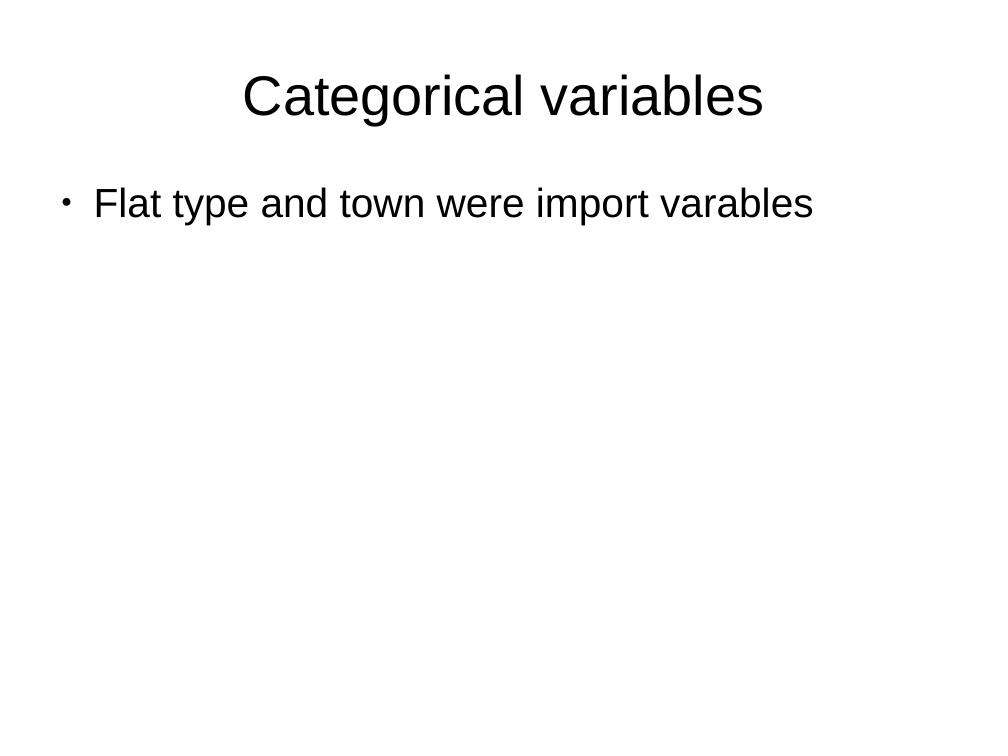
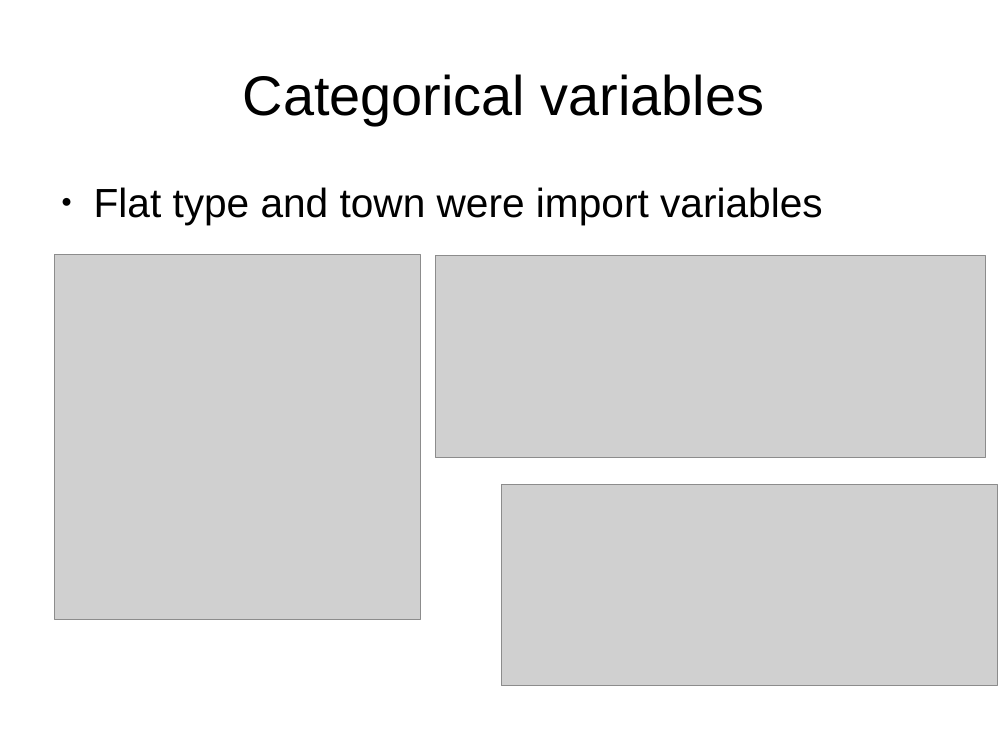
Before and after one commit to leexa90/HDB-prices, a slide deck: slide 8 of presentation.odp. Drawn at 1008x756 pixels with LibreOffice and Linux fonts; fonts in the diff are those of the drawing; grey boxes stand for pictures. Boxes give left, top, right and bottom in pixels: in the first picture for what was removed or moved away, otherwise in the second. Text is boxed around its words. In the diff, an @@ line names an element or a change of style, - is before the commit and + after.

```diff
--- a/presentation.odp
+++ b/presentation.odp
@@ text at (x1=94, y1=187, x2=823, y2=225): text changed @@
-● Flat type and town were import varables
+● Flat type and town were import variables
@@ picture added at (x1=55, y1=254, x2=421, y2=620) @@
@@ picture added at (x1=435, y1=256, x2=986, y2=457) @@
@@ picture added at (x1=501, y1=485, x2=997, y2=686) @@
```
Also in this commit, not shown: 2 other slides changed, 2 other files.
